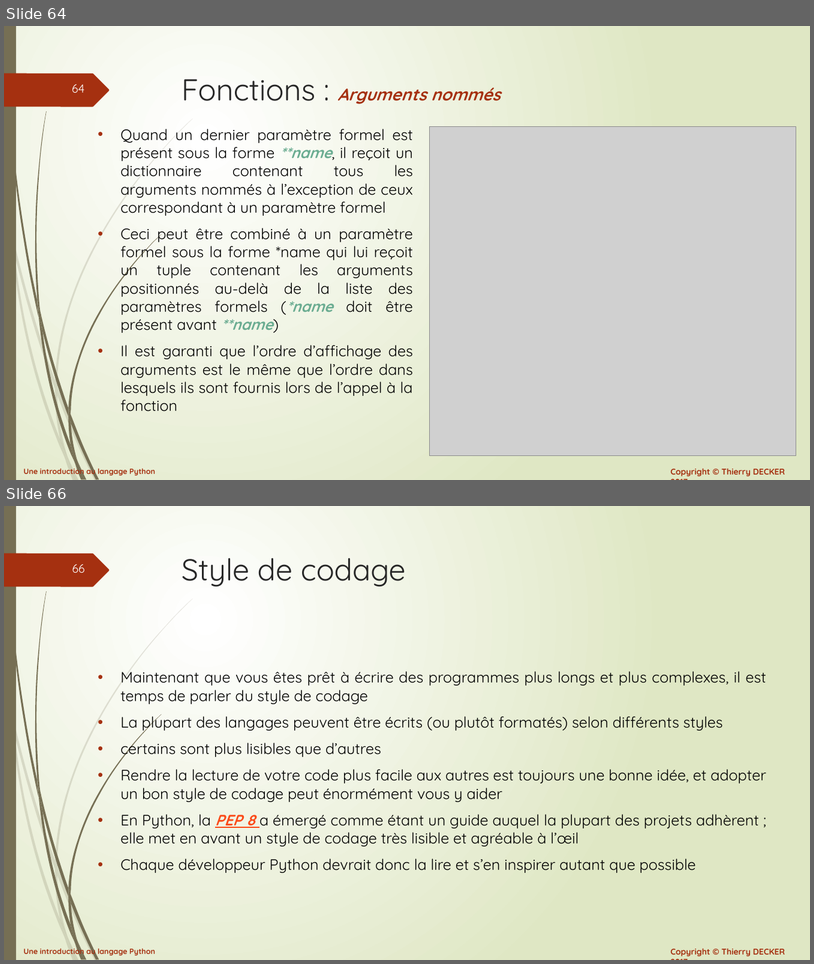
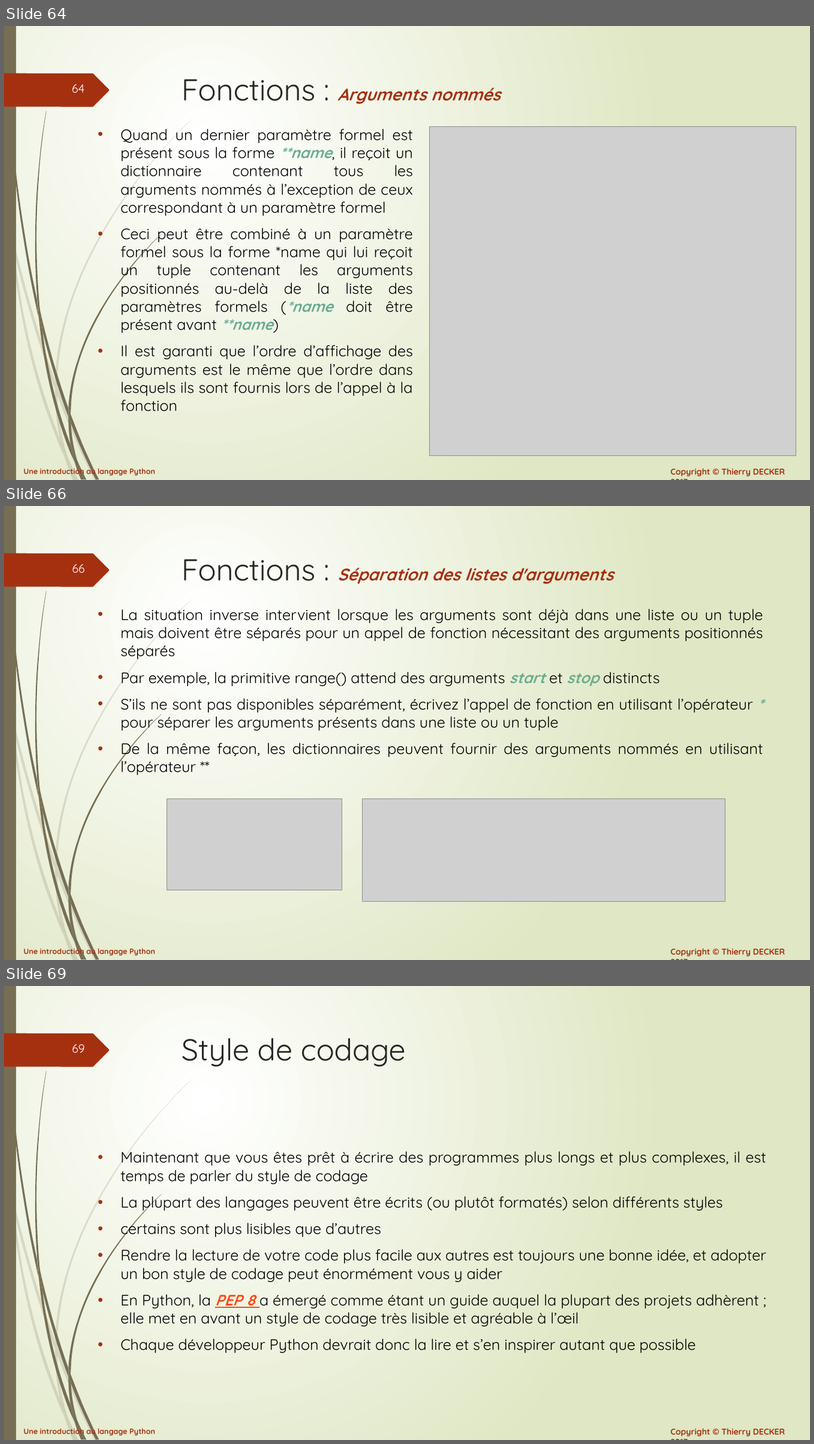
Before and after one commit to VikmanTheRacoon/learning-python, a slide deck: documentations/learning-python.pptx. Shown one above the other, each under a label of ours: slides 64 and 66 before the commit, slides 64, 66 and 69 after it; the slides between them are not shown. The pictures are 814x964 and 814x1444 pixels, drawn with LibreOffice and Linux fonts; fonts in the diff are those of the drawing; grey boxes stand for pictures. Boxes give left, top, right and bottom in pixels: in the first picture for what was removed or moved away, otherwise in the second. Text is boxed around its words. In the diff, an @@ line names an element or a change of style, - is before the commit and + after.

```diff
--- a/documentations/learning-python.pptx
+++ b/documentations/learning-python.pptx
@@ slide 66 added at (x1=4, y1=506, x2=810, y2=960), background gradient #FFFFFF to #DFE8C4; not listed: 27 template elements that a slide beside it also shows @@
@@ title added at (x1=182, y1=559, x2=614, y2=584), 20 pt, text #A53010, bold, italic @@
+Fonctions : Séparation des listes d'arguments
@@ text added at (x1=120, y1=609, x2=764, y2=775), 18 pt, text #000000 @@
+• La situation inverse intervient lorsque les arguments sont déjà dans une liste ou un tuple mais doivent être séparés pour un appel de fonction nécessitant des arguments positionnés séparés
+• Par exemple, la primitive range() attend des arguments start et stop distincts
+• S’ils ne sont pas disponibles séparément, écrivez l’appel de fonction en utilisant l’opérateur * pour séparer les arguments présents dans une liste ou un tuple
+• De la même façon, les dictionnaires peuvent fournir des arguments nommés en utilisant l’opérateur **
@@ picture added at (x1=167, y1=799, x2=343, y2=890) @@
@@ picture added at (x1=363, y1=799, x2=726, y2=901) @@
@@ what was slide 66 is now slide 69 @@
@@ page number at (x1=72, y1=1044, x2=84, y2=1053): text changed @@
-66
+69
```
Also in this commit, not shown: 1 slide changed, 2 other slides added, 1 other file.
